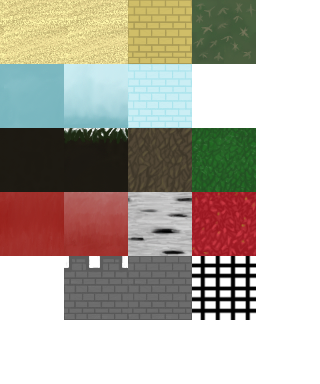
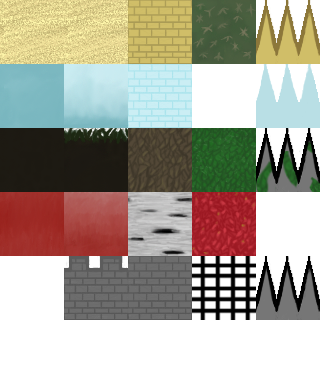
Layered file, before and after one edit (320×384). Changes by layer:
added layer "Layer 24" in group "Desert" over [256, 0, 320, 64]
added layer "Layer 21" in group "IceCaves" over [256, 64, 320, 128]
added layer "Layer 20" in group "Forest" over [256, 128, 320, 192]
added layer "Layer 19" in group "Castle" over [256, 256, 320, 320]
